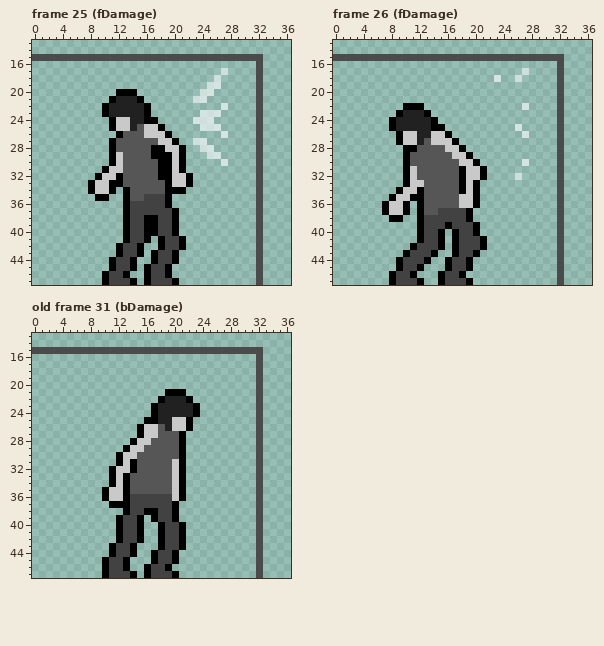
One commit to this pixel-art file: RawResource/projectRoom/male.aseprite. The picture above is the old version.
48x48 pixels, 31 frames. Colours within 5 levels of each other are drawn and written as one. Shown: frame 25 (fDamage): x 0..36, y 13..47; frame 26 (fDamage): x 0..36, y 13..47; old frame 31 (bDamage): x 0..36, y 13..47. The commit also changed other frames, which this record leaves out.
The result:
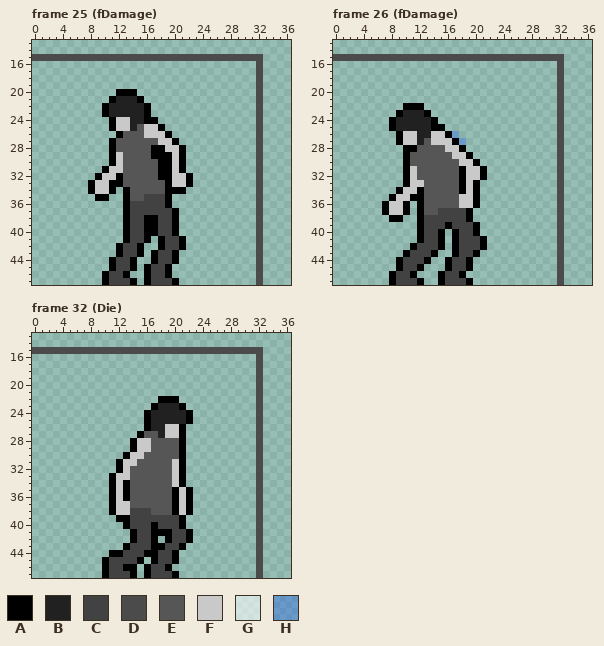
Palette (. is transparent): A #000000  B #212121  C #424242  D #4b4b4b  E #565656  F #c9c9c9  G #ffffff96  H #2d68e76b
A new or re-ordered frame is compared with the old frame closest to it.
Edits made:
frames 31 -> 34
layer "sketch" now shown
layer "effect" now hidden
Frame 25 (fDamage):
The edit erases colour G in row 17 at x 27; in row 18 at x 26; in row 19 at x 25 to 26; in row 20 at x 24 to 25; in row 21 at x 23 to 24; in row 22 at x 27.
The edit erases colour G in row 23 at x 24 to 26; in row 24 at x 23 to 25; in row 25 at x 24 to 26; in row 26 at x 27; in row 27 at x 23 to 24; in row 28 at x 24 to 25.
The edit erases colour G in row 29 at x 25 to 26; in row 30 at x 27.
Frame 26 (fDamage):
Colour H now appears in row 26 at x 17; in row 27 at x 18.
The edit erases colour G in row 17 at x 27; in row 18 at x 23 and 26; in row 22 at x 27; in row 25 at x 26; in row 26 at x 27; in row 30 at x 27.
The edit erases colour G in row 32 at x 26.
Frame 32 (Die) is new; against old frame 31 (bDamage), layers "outline", "base":
Colour A now appears in row 24 at x 16; in rows 35 to 37 at x 22; in row 38 at x 11 and 22; in row 39 at x 21; in row 40 at x 17; in rows 41 to 42 at x 17 and 22.
Colour A now appears in row 43 at x 17; in row 44 at x 16; in row 45 at x 15; in row 46 at x 14.
The author changed colour B to colour A in row 22 at x 19 to 20; in row 23 at x 21; in row 24 at x 22.
The author changed colour C to colour A in rows 39 to 40 at x 13; in rows 41 to 42 at x 14 and 19; in row 43 at x 13; in row 44 at x 12.
The author changed colour F to colour A in row 26 at x 16 and 21; in row 29 at x 14; in row 30 at x 13; in row 32 at x 12; in rows 35 to 36 at x 11 and 20.
The author changed colour A to colour B in rows 24 to 25 at x 17.
The author changed colour E to colour B in rows 26 to 27 at x 18.
The author changed colour F to colour B in row 25 at x 20 to 21; in row 26 at x 17.
Colour C now appears in rows 39 to 42 at x 16; in row 43 at x 15 to 16; in row 44 at x 15; in row 45 at x 14.
The author changed colour A to colour C in row 38 at x 16; in row 39 at x 15, 17 and 20; in row 40 at x 15 and 18; in rows 41 to 42 at x 15 and 21; in rows 43 to 44 at x 14; in row 45 at x 13.
The author changed colour A to colour E in row 32 at x 14; in row 38 at x 17.
The author changed colour C to colour E in rows 36 to 37 at x 14 to 19; in row 38 at x 18 to 19.
The author changed colour F to colour E in row 27 at x 16 to 17.
Colour F now appears in row 37 at x 21; in row 38 at x 12 and 21.
The author changed colour A to colour F in row 31 at x 14; in row 33 at x 13; in rows 35 to 36 at x 21; in row 37 at x 12 to 13; in row 38 at x 13.
The author changed colour B to colour F in row 26 at x 19.
The author changed colour E to colour F in row 27 at x 19 to 20; in row 29 at x 16; in row 30 at x 15.
The edit erases colour A in row 21 at x 19 to 21; in row 22 at x 22; in rows 23 to 24 at x 23; in row 26 at x 15 and 22; in row 29 at x 13; in row 30 at x 12.
The edit erases colour A in row 32 at x 11; in rows 35 to 36 at x 10; in rows 40 to 41 at x 12; in row 42 at x 12 and 18; in row 43 at x 11.
The edit erases colour B in row 22 at x 21; in row 23 at x 22.
The edit erases colour C in rows 41 to 42 at x 13; in row 43 at x 12.
